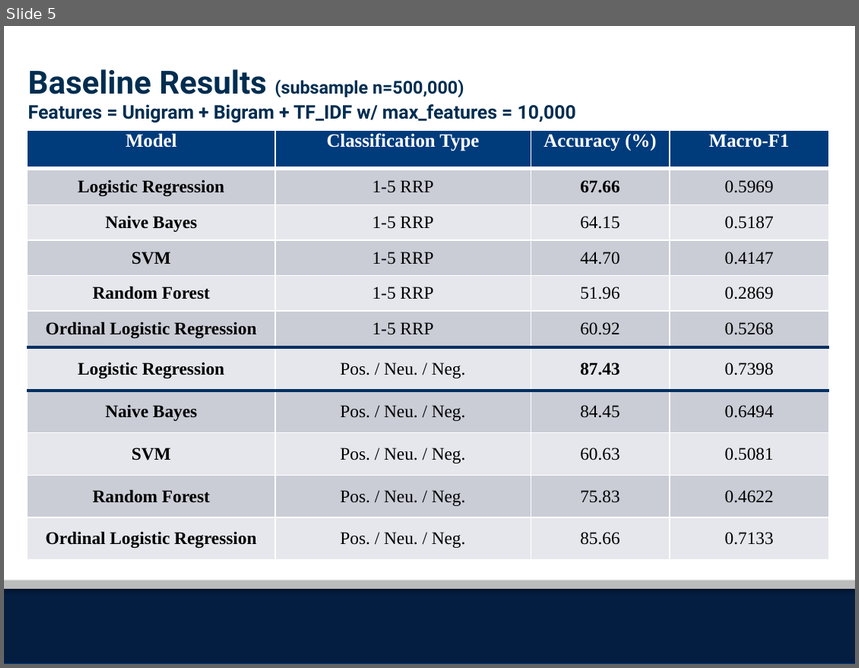
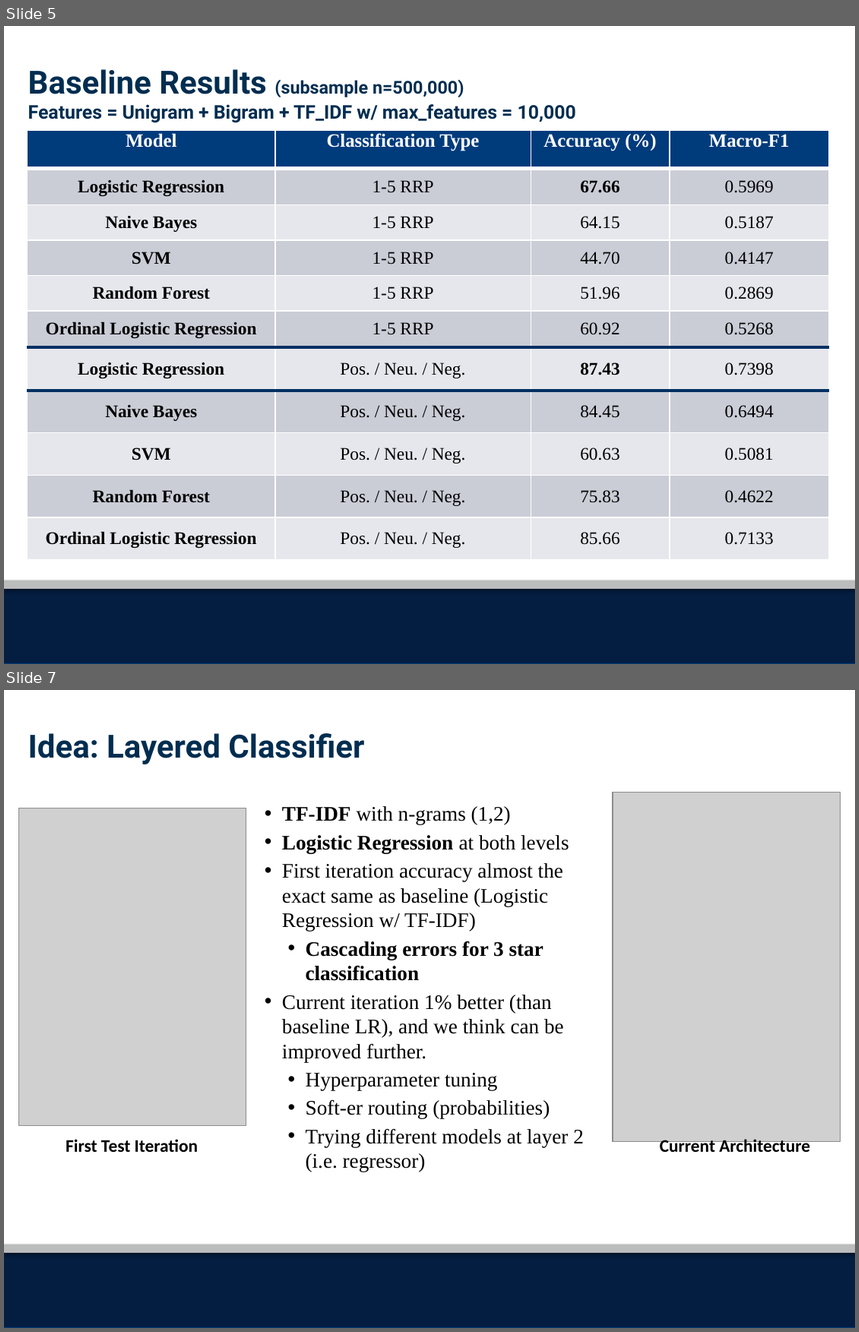
Before and after one commit to julia-sober/COSC-5540-Yelp-Review-Sentiment-Analysis, a slide deck: Phase2-Project-Proposal/Presentation/ACTUAL_FINAL_PRESENTATIONv2.pptx. Shown one above the other, each under a label of ours: slide 5 before the commit, slides 5 and 7 after it; the slides between them are not shown. The pictures are 859x668 and 859x1332 pixels, drawn with LibreOffice and Linux fonts; fonts in the diff are those of the drawing; grey boxes stand for pictures; background and template pictures are left out. Boxes give left, top, right and bottom in pixels: in the first picture for what was removed or moved away, otherwise in the second. Text is boxed around its words. In the diff, an @@ line names an element or a change of style, - is before the commit and + after.

```diff
--- a/Phase2-Project-Proposal/Presentation/ACTUAL_FINAL_PRESENTATIONv2.pptx
+++ b/Phase2-Project-Proposal/Presentation/ACTUAL_FINAL_PRESENTATIONv2.pptx
@@ slide 7 added at (4,690,855,1328), background #FFFFFF; not listed: 2 template elements that a slide beside it also shows @@
@@ title added at (28,733,364,764), 27 pt, text #002D50, bold @@
+Idea: Layered Classifier
@@ picture added at (613,792,840,1142) @@
@@ picture added at (18,809,246,1125) @@
@@ text added at (282,806,584,1173), 17.5 pt, text #000000 @@
+• TF-IDF with n-grams (1,2)
+• Logistic Regression at both levels
+• First iteration accuracy almost the exact same as baseline (Logistic Regression w/ TF-IDF)
+  • Cascading errors for 3 star classification
+• Current iteration 1% better (than baseline LR), and we think can be improved further.
+  • Hyperparameter tuning
+  • Soft-er routing (probabilities)
+  • Trying different models at layer 2 (i.e. regressor)
@@ text added at (66,1139,199,1152), 15 pt, text #000000, bold @@
+First Test Iteration
@@ text added at (660,1139,810,1157), 15 pt, text #000000, bold @@
+Current Architecture
```
Also in this commit, not shown: 2 slides changed, 2 slides removed, 5 other files.
